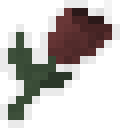
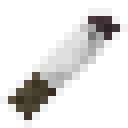
The second (128, 128) image is a revision of the first. Changes to its layers:
hid "icon_flowers" over [0, 0, 120, 128]
added layer "icon_cigarette" above "icon_note" over [0, 8, 128, 128]
